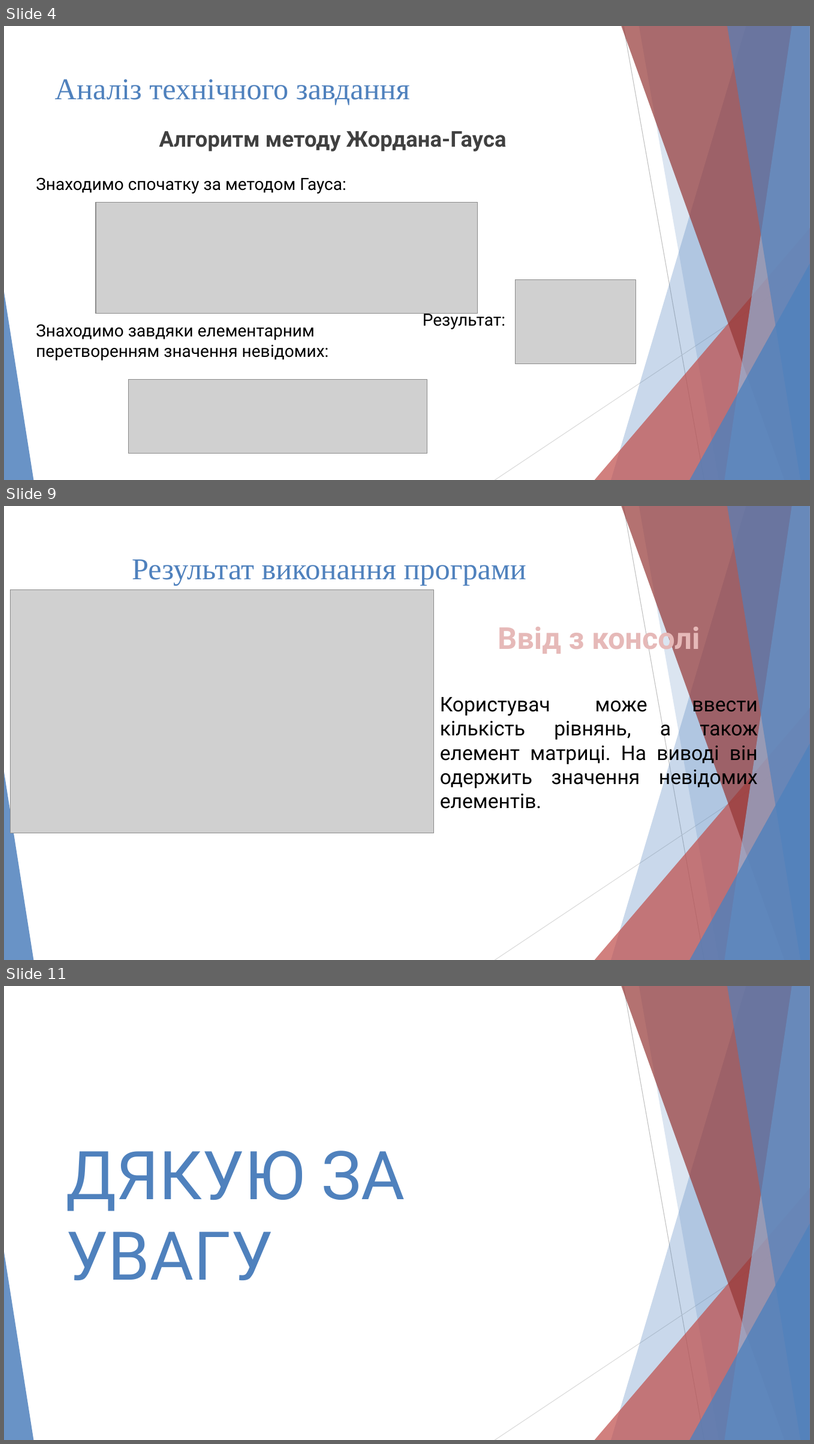
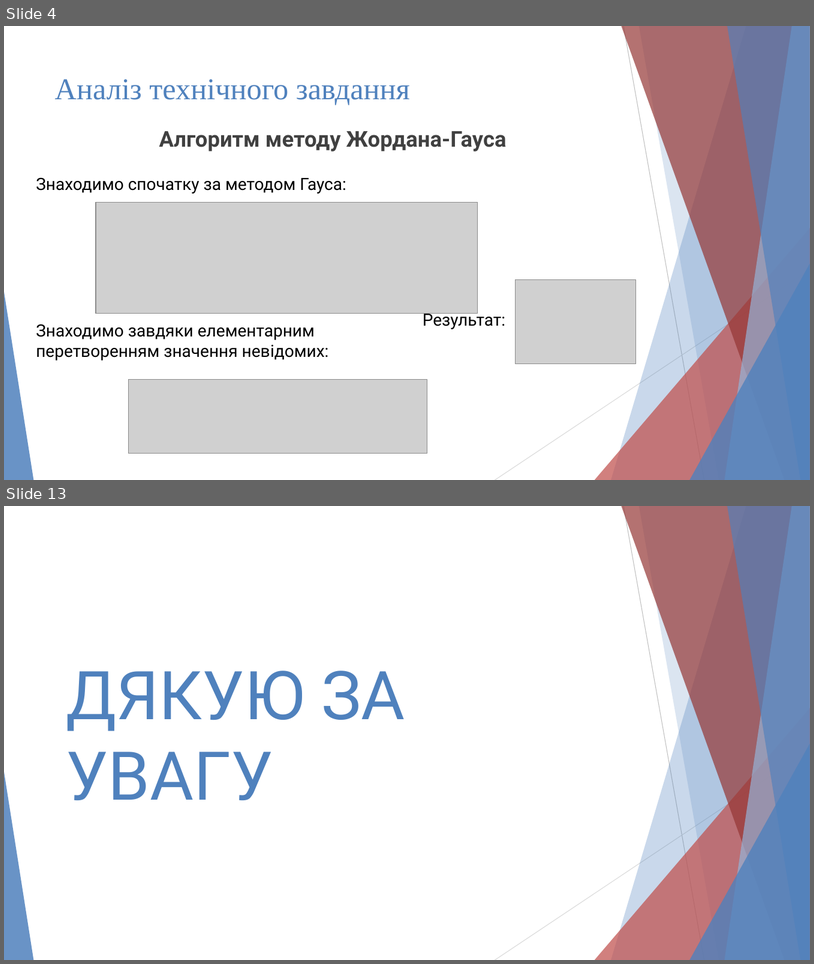
Before and after one commit to maxr96/Gauss-Jordan-Algorithm-, a slide deck: Project_CS-21-Maksym-Radchuk/docs/presentation.pptm. Shown one above the other, each under a label of ours: slides 4, 9 and 11 before the commit, slides 4 and 13 after it; the slides between them are not shown. The pictures are 814x1444 and 814x964 pixels, drawn with LibreOffice and Linux fonts; fonts in the diff are those of the drawing; grey boxes stand for pictures. Boxes give left, top, right and bottom in pixels: in the first picture for what was removed or moved away, otherwise in the second. Text is boxed around its words. In the diff, an @@ line names an element or a change of style, - is before the commit and + after.

```diff
--- a/Project_CS-21-Maksym-Radchuk/docs/presentation.pptm
+++ b/Project_CS-21-Maksym-Radchuk/docs/presentation.pptm
@@ slide 9 removed at bbox=[4, 506, 810, 960], background #FFFFFF; not listed: 10 template elements that a slide beside it also shows @@
@@ title removed at bbox=[132, 559, 527, 586] @@
-Результат виконання програми
@@ picture removed at bbox=[10, 590, 434, 833] @@
@@ text removed at bbox=[440, 621, 758, 808] @@
-Ввід з консолі
-Користувач може ввести кількість рівнянь, а також елемент матриці. На виводі він одержить значення невідомих елементів.
@@ what was slide 11 is now slide 13 @@
```
Also in this commit, not shown: 6 slides changed, 3 slides added, 14 other files.
